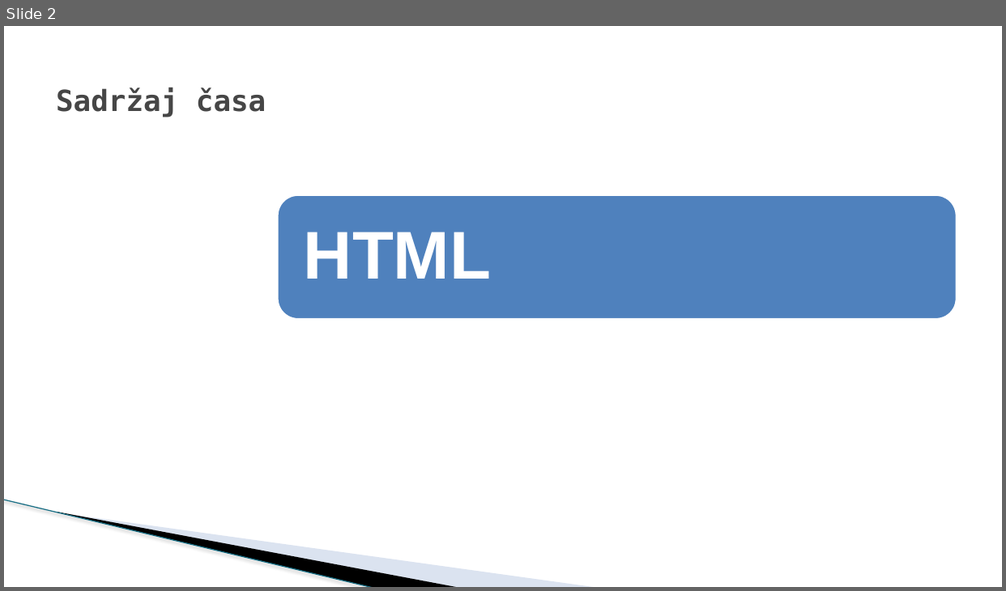
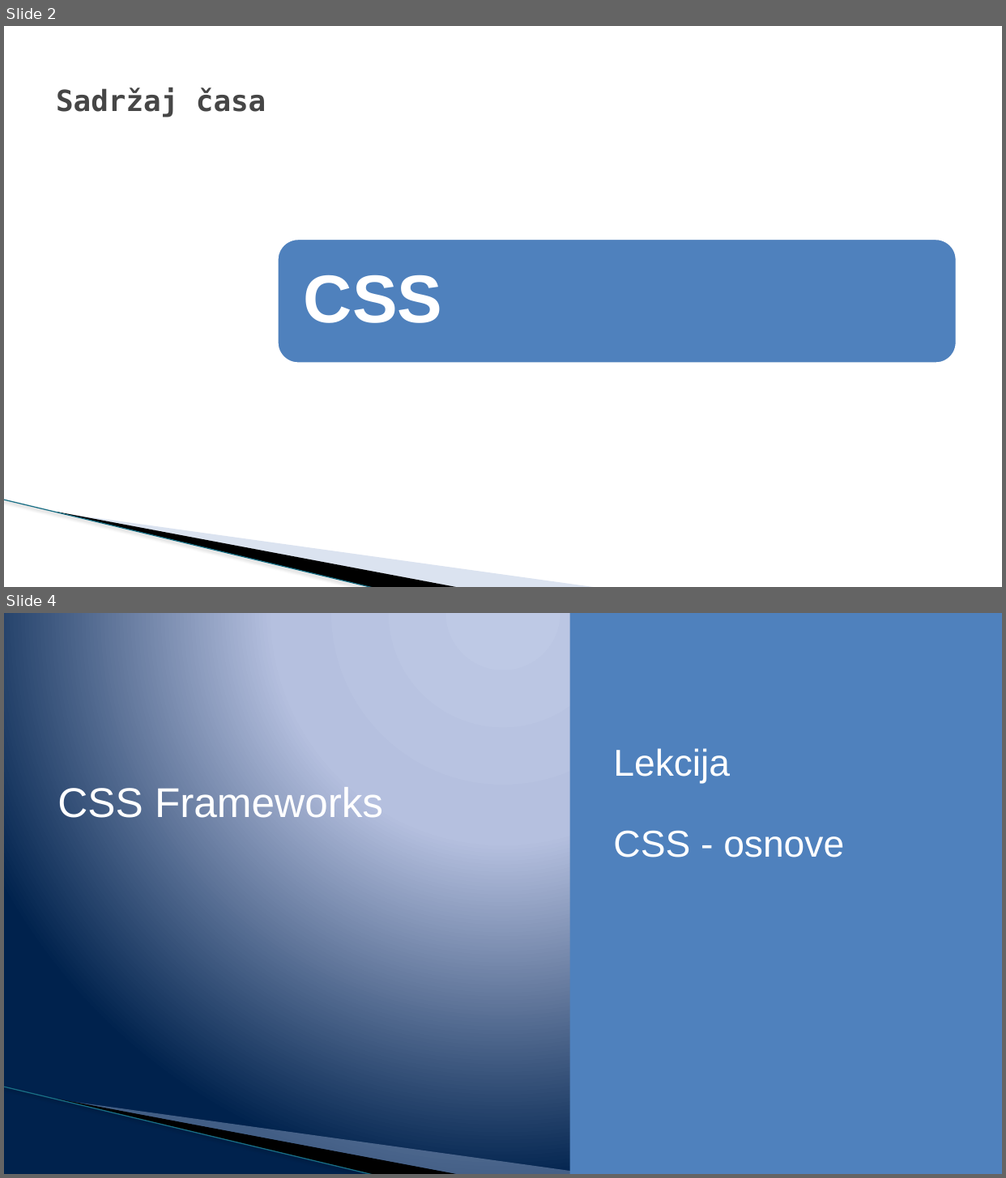
Before and after one commit to todalexcode/kurs-front-end, a slide deck: sesija-22/PPT/Front-End Developer-22.pptx. Shown one above the other, each under a label of ours: slide 2 before the commit, slides 2 and 4 after it; the slides between them are not shown. The pictures are 1006x591 and 1006x1178 pixels, drawn with LibreOffice and Linux fonts; fonts in the diff are those of the drawing; background and template pictures are left out. Boxes give left, top, right and bottom in pixels: in the first picture for what was removed or moved away, otherwise in the second. Text is boxed around its words. In the diff, an @@ line names an element or a change of style, - is before the commit and + after.

```diff
--- a/sesija-22/PPT/Front-End Developer-22.pptx
+++ b/sesija-22/PPT/Front-End Developer-22.pptx
@@ slide 4 added at <box>4,613,1002,1174</box>, background gradient #BFC9E5 to #B5C0E0 to #00234D; not listed: 3 template elements that a slide beside it also shows @@
@@ rectangle added at <box>570,613,1002,1174</box>, fill #4F81BD @@
@@ text added at <box>613,748,844,858</box>, 36 pt, text #FFFFFF @@
+Lekcija
+CSS - osnove
@@ title added at <box>57,785,383,826</box>, 40 pt, text #FFFFFF @@
+CSS Frameworks
@@ slide 2 changed as well @@
@@ rounded rectangle: place and size @@
-rounded rectangle at <box>277,195,957,319</box>
+rounded rectangle at <box>277,239,957,364</box>
@@ text removed at <box>304,232,491,279</box> @@
-HTML
@@ text added at <box>304,275,442,323</box>, 65 pt, text #FFFFFF, bold @@
+CSS
```
Also in this commit, not shown: 1 other slide changed, 11 other slides added, 2 slides removed, 8 other files.
